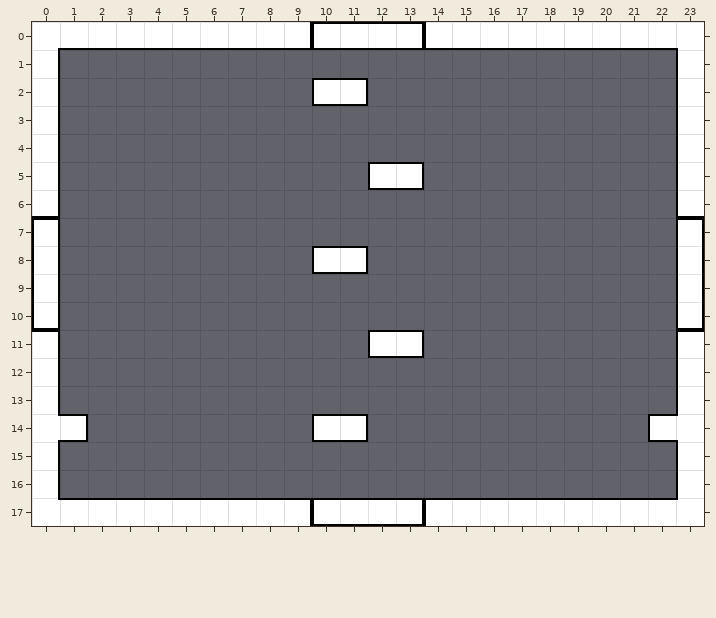
Tiled map: assets/images/basicUpRightDownLeft.tmx. This is how it looked before the edit.
Cells are 32x32 px. Shown: x 0..23, y 0..17.
After:
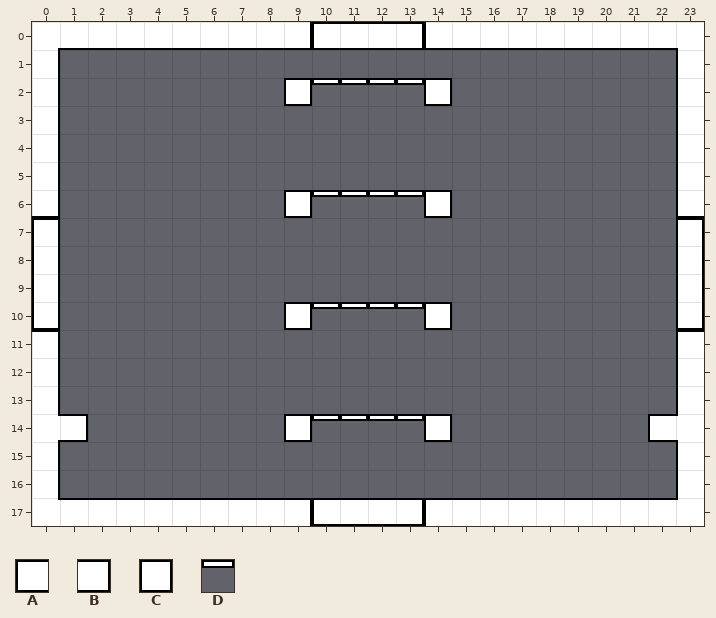
Key: from "basicTileSet": A 15, B 17, C 18, D 20.
_ is an empty cell.
Objects are placed by their top-left corner, in cells (3,4 is the top-left corner of cell 3,4); size is 1x1 cell unless given.
Change:
Layer "blocks":
y 2: x 9..14 _AB___ -> CDDDDC
y 5: x 12..13 AB -> __
y 6: x 9..14 ______ -> CDDDDC
y 8: x 10..11 AB -> __
y 10: x 9..14 ______ -> CDDDDC
y 11: x 12..13 AB -> __
y 14: x 9..14 _AB___ -> CDDDDC
Layer "platformObjects" (added):
added: D at 10,2
added: D at 11,2
added: D at 12,2
added: D at 13,2
added: D at 10,6
added: D at 11,6
added: D at 12,6
added: D at 13,6
added: D at 11,10
added: D at 12,10
added: D at 10,10
added: D at 13,10
added: D at 10,14
added: D at 11,14
added: D at 12,14
added: D at 13,14
Changed places in both pictures, as pixel boxes (x1, y1, x2, y2):
changed: (284, 78, 452, 106)
changed: (284, 162, 452, 218)
removed: (312, 246, 368, 274)
changed: (284, 302, 452, 358)
changed: (284, 414, 452, 442)
